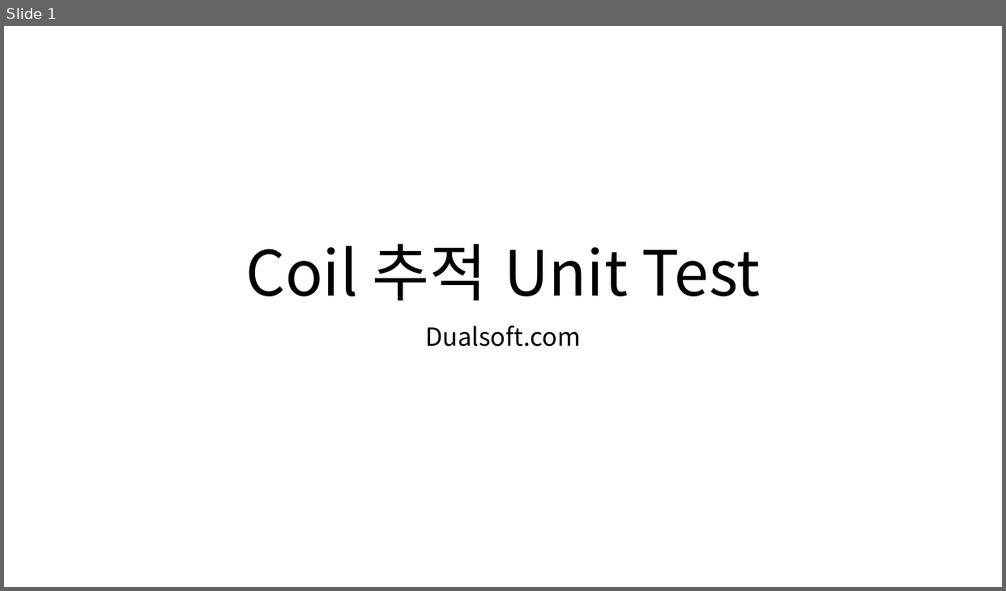
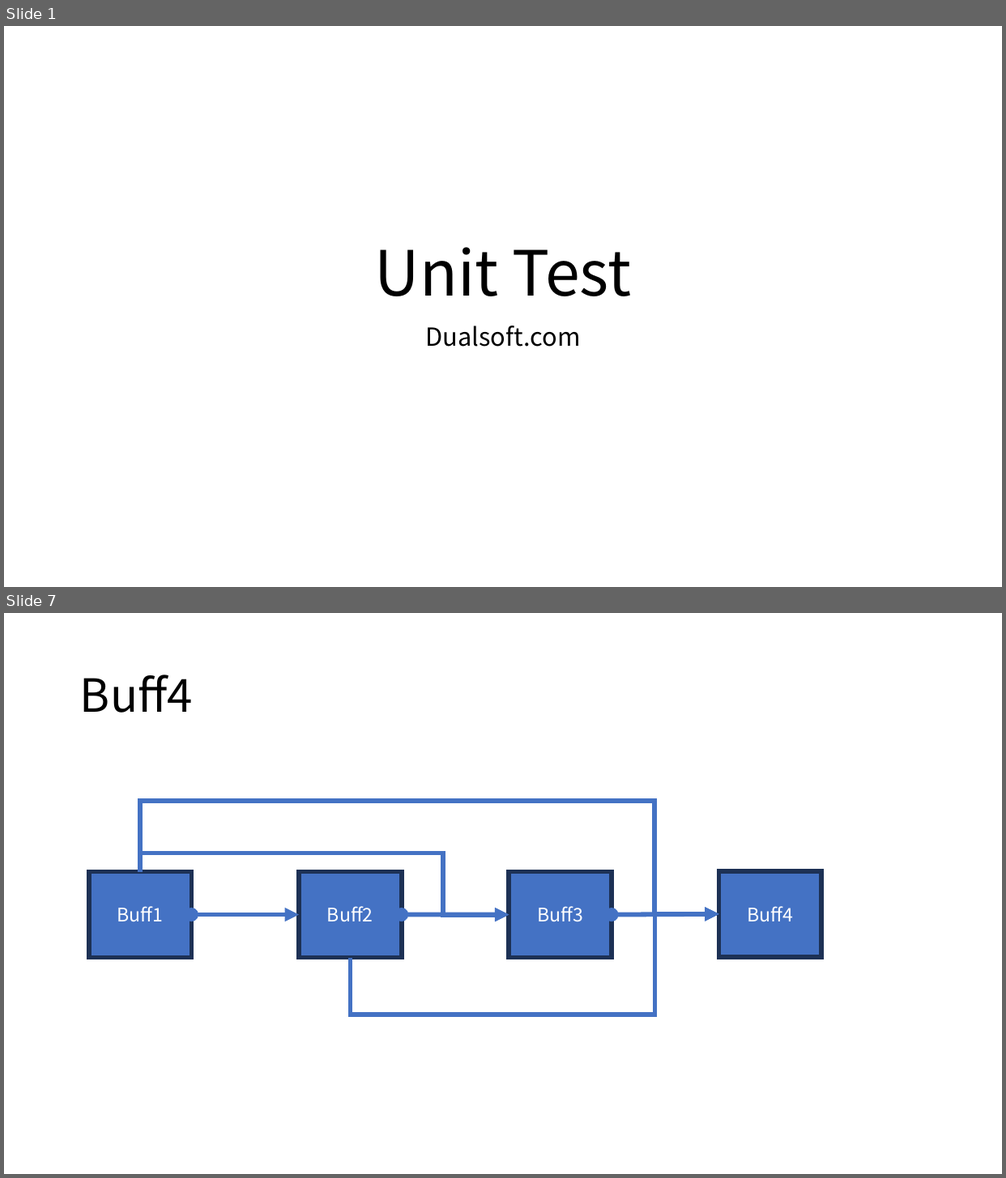
Before and after one commit to DualsoftDev/ds, a slide deck: DsDotNet/src/UnitTest/UnitTest.Model/ImportOfficeExample/Sample/ls.pptx. Shown one above the other, each under a label of ours: slide 1 before the commit, slides 1 and 7 after it; the slides between them are not shown. The pictures are 1006x591 and 1006x1178 pixels, drawn with LibreOffice and Linux fonts; fonts in the diff are those of the drawing. Boxes give left, top, right and bottom in pixels: in the first picture for what was removed or moved away, otherwise in the second. Text is boxed around its words. In the diff, an @@ line names an element or a change of style, - is before the commit and + after.

```diff
--- a/DsDotNet/src/UnitTest/UnitTest.Model/ImportOfficeExample/Sample/ls.pptx
+++ b/DsDotNet/src/UnitTest/UnitTest.Model/ImportOfficeExample/Sample/ls.pptx
@@ slide 7 added at (x1=4, y1=613, x2=1002, y2=1174), background #FFFFFF @@
@@ title added at (x1=80, y1=675, x2=193, y2=713), 44 pt, text #000000 @@
+Buff4
@@ elbow arrow added from (140, 872) to (719, 914), #4472C4 4.5 pt @@
@@ elbow arrow added from (140, 872) to (509, 914), #4472C4 4.5 pt @@
@@ rectangle added at (x1=88, y1=872, x2=191, y2=958), fill #4472C4, outline #1E3256 4.5 pt, 18 pt, text #FFFFFF @@
+Buff1
@@ rectangle added at (x1=299, y1=872, x2=402, y2=958), fill #4472C4, outline #1E3256 4.5 pt, 18 pt, text #FFFFFF @@
+Buff2
@@ rectangle added at (x1=509, y1=872, x2=612, y2=958), fill #4472C4, outline #1E3256 4.5 pt, 18 pt, text #FFFFFF @@
+Buff3
@@ rectangle added at (x1=719, y1=871, x2=821, y2=957), fill #4472C4, outline #1E3256 4.5 pt, 18 pt, text #FFFFFF @@
+Buff4
@@ double arrow added from (191, 914) to (299, 914), #4472C4 4.5 pt @@
@@ elbow arrow added from (351, 958) to (719, 914), #4472C4 4.5 pt @@
@@ double arrow added from (402, 914) to (509, 914), #4472C4 4.5 pt @@
@@ double arrow added from (612, 914) to (719, 914), #4472C4 4.5 pt @@
@@ slide 1 changed as well @@
@@ title at (x1=375, y1=247, x2=631, y2=297): text changed @@
-Coil 추적 Unit Test
+Unit Test
```
Also in this commit, not shown: 5 other slides added, 2 other files.
